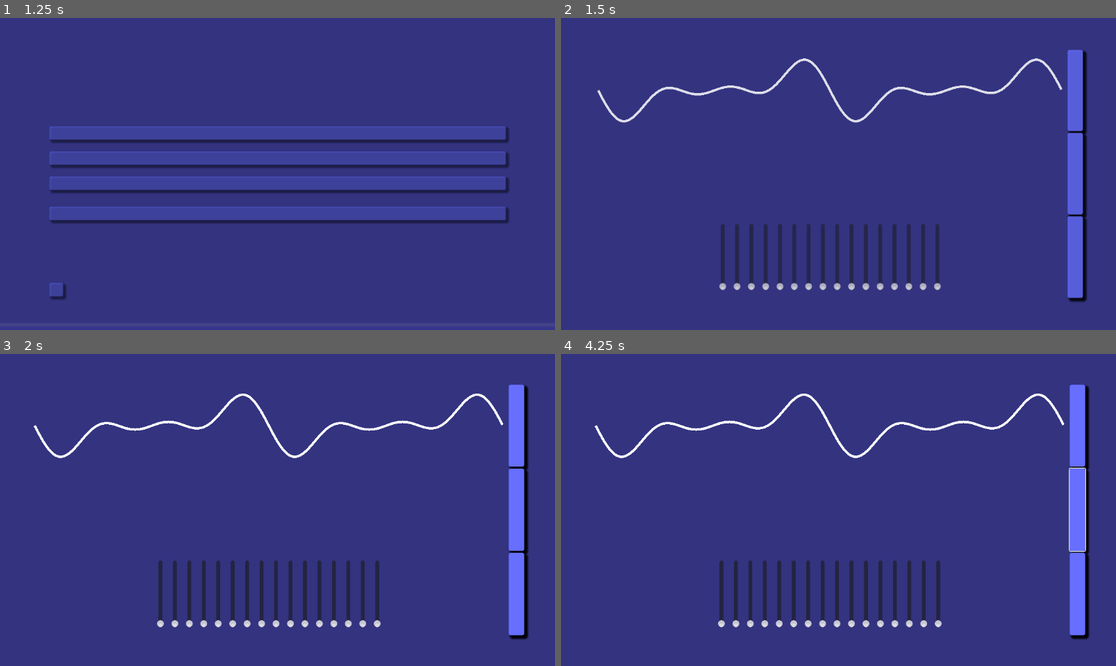
Above: before the commit, frames 1-4 (two rows, left to right).
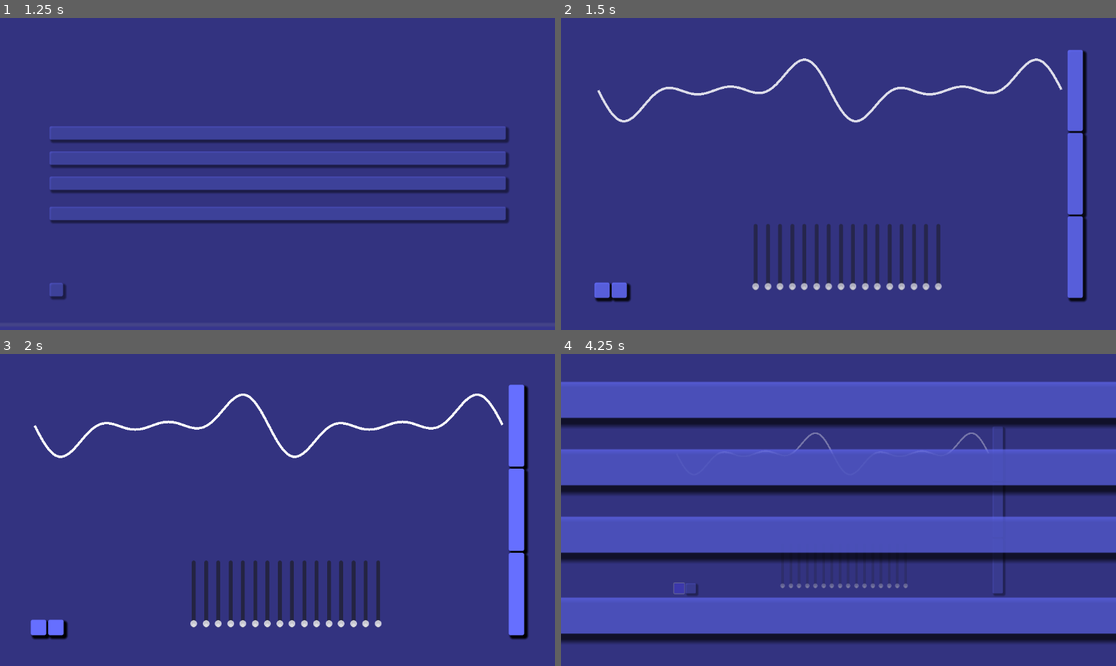
Above: after the commit, the same moments.

Repository: ViperZer0/minijam-179
Game: Godot game, scene res://scene/title/title.tscn
Two runs of this game, one before a commit and one after it. Both use one fixed random seed, a clock stepped at 60 frames per second and the inputs below.
Inputs (mouse positions are in pixels of both pictures, inside the frame that each line leads up to):
- Up to frame 1 (1.25 s): click "Start" at 0.5 s
- Up to frame 2 (1.5 s): click "Easy" at 1.25 s
- Up to frame 3 (2 s): no input
- Up to frame 4 (4.25 s): click "Play" at 2 s; click "Play" at 2.75 s; click (599, 628) at 3.5 s, where only the run after the commit has a clickable "Back"

Frame 1 is identical in both runs. In frame 2, 3.8% of the frame differs, in the area x 6-69%, y 65-92%; in frame 3, 4.0%; in frame 4, 61%, in the area x 0-100%, y 8-93%.
Error in both runs: Invalid access to property or key 'buffer_length' on a base object of type 'Node (AudioSignalGeneratorGlobalSettingsService)'. (res://component/audio_generator…

Commit message:
Added transitions from main state back to difficulty and settings scenes

Diff:
--- a/godot/scene/main/main.gd
+++ b/godot/scene/main/main.gd
@@ -9,6 +9,12 @@
 
 @export_file("*.tscn") var win_transition_path: String = ""
 @onready var _win_transition_scene: PackedScene = load(win_transition_path)
+
+@export_file("*.tscn") var difficulty_scene_path: String = ""
+@onready var difficulty_scene: PackedScene = load(difficulty_scene_path)
+
+@export_file("*.tscn") var settings_scene_path: String = ""
+@onready var settings_scene: PackedScene = load(settings_scene_path)
 
 # Track the difficulty, for raisins
 @export var difficulty: Difficulty:
@@ -27,6 +33,7 @@
 @onready var user_tone: AudioSignalGenerator = %UserTone
 @onready var user_tone_visualizer: AudioVisualizer = %UserToneVisualizer
 @onready var audio_slider_grid: AudioSliderGrid = %AudioSliderGrid
+@onready var scene_transition_service: SceneTransitionService = ServiceProvider.get_service("SceneTransitionService")
 
 func _ready() -> void:
 	audio_slider_grid.num_harmonics = num_harmonics
@@ -94,3 +101,11 @@
 
 func _on_play_random_tone_button_pressed() -> void:
 	random_tone.toggle_note()
+
+func _on_back_button_pressed():
+	var difficulty_scene_instance = difficulty_scene.instantiate()
+	scene_transition_service.zoom_out(self, difficulty_scene_instance)
+
+func _on_settings_button_pressed():
+	var settings_scene_instance = settings_scene.instantiate()
+	scene_transition_service.zoom_out(self, settings_scene_instance, false)
--- a/godot/scene/main/main.tscn
+++ b/godot/scene/main/main.tscn
@@ -29,9 +29,9 @@
 theme_override_constants/margin_bottom = 64
 script = ExtResource("1_4r6h2")
 num_harmonics = 8
-error_threshold = null
-num_target_harmonics = null
 win_transition_path = "res://scene/win_transition/win_transition.tscn"
+difficulty_scene_path = "res://scene/difficulty_select/difficulty_select.tscn"
+settings_scene_path = "res://scene/settings/settings.tscn"
 
 [node name="RandomTone" parent="." instance=ExtResource("1_4gvmu")]
 unique_name_in_owner = true
@@ -76,16 +76,29 @@
 layout_mode = 2
 size_flags_vertical = 3
 
-[node name="MarginContainer3" type="MarginContainer" parent="HBoxContainer/VBoxContainer"]
+[node name="HBoxContainer" type="HBoxContainer" parent="HBoxContainer/VBoxContainer"]
+layout_mode = 2
+size_flags_vertical = 3
+
+[node name="BackButton" parent="HBoxContainer/VBoxContainer/HBoxContainer" instance=ExtResource("7_j2sro")]
+layout_mode = 2
+size_flags_vertical = 8
+text = "Back"
+
+[node name="SettingsButton" parent="HBoxContainer/VBoxContainer/HBoxContainer" instance=ExtResource("7_j2sro")]
+layout_mode = 2
+size_flags_vertical = 8
+text = "Settings"
+
+[node name="MarginContainer3" type="MarginContainer" parent="HBoxContainer/VBoxContainer/HBoxContainer"]
 layout_mode = 2
 size_flags_horizontal = 3
-size_flags_vertical = 3
 theme_override_constants/margin_left = 256
 theme_override_constants/margin_top = 16
 theme_override_constants/margin_right = 256
 theme_override_constants/margin_bottom = 16
 
-[node name="AudioSliderGrid" parent="HBoxContainer/VBoxContainer/MarginContainer3" instance=ExtResource("3_kn28c")]
+[node name="AudioSliderGrid" parent="HBoxContainer/VBoxContainer/HBoxContainer/MarginContainer3" instance=ExtResource("3_kn28c")]
 unique_name_in_owner = true
 layout_mode = 2
 size_flags_horizontal = 3
@@ -112,6 +125,8 @@
 text = "Check Answer
 "
 
+[connection signal="pressed" from="HBoxContainer/VBoxContainer/HBoxContainer/BackButton" to="." method="_on_back_button_pressed"]
+[connection signal="pressed" from="HBoxContainer/VBoxContainer/HBoxContainer/SettingsButton" to="." method="_on_settings_button_pressed"]
 [connection signal="pressed" from="HBoxContainer/VBoxContainer2/PlayRandomToneButton" to="." method="_on_play_random_tone_button_pressed"]
 [connection signal="pressed" from="HBoxContainer/VBoxContainer2/PlayUserToneButton" to="." method="_on_play_user_tone_button_pressed"]
 [connection signal="pressed" from="HBoxContainer/VBoxContainer2/CheckDifferenceButton" to="." method="_on_check_difference_button_pressed"]
